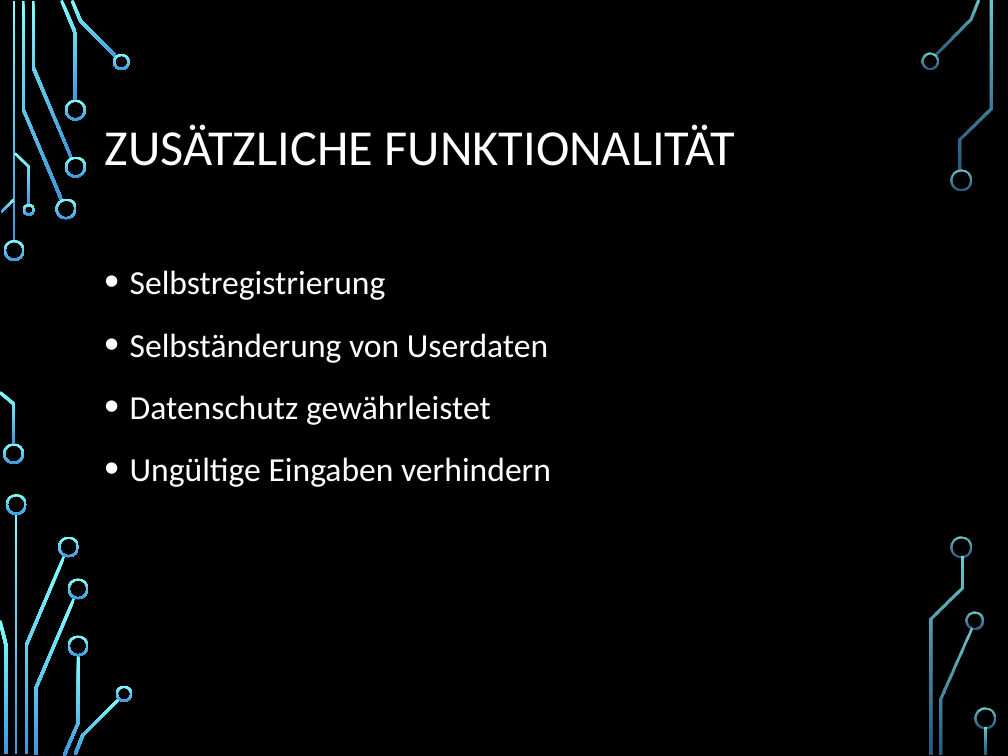
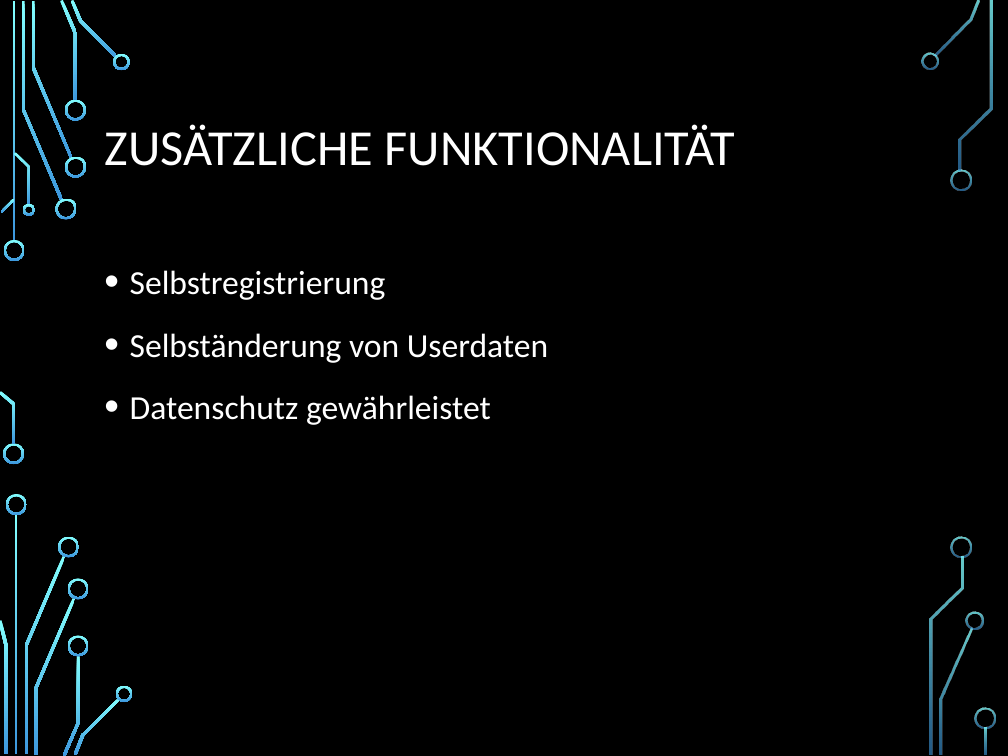
Before and after one commit to SanctumDesert/ZitateSammler, a slide deck: slide 7 of Zitatesammlung.pptx. Drawn at 1008x756 pixels with LibreOffice and Linux fonts; fonts in the diff are those of the drawing; background and template pictures are left out. Boxes give left, top, right and bottom in pixels: in the first picture for what was removed or moved away, otherwise in the second. Text is boxed around its words. In the diff, an @@ line names an element or a change of style, - is before the commit and + after.

```diff
--- a/Zitatesammlung.pptx
+++ b/Zitatesammlung.pptx
@@ text at (x1=130, y1=457, x2=551, y2=487): paragraph removed @@
-• Ungültige Eingaben verhindern
```
Also in this commit, not shown: 10 other slides changed, 4 slides added.
